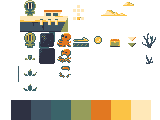
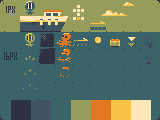
Before/after of a (160, 120) layered artwork. What changed in the layer stack:
added layer "HarpoonPending" above "Harpoon" over left=90, top=20, right=106, bottom=30
showed "Template" over left=0, top=0, right=160, bottom=120
